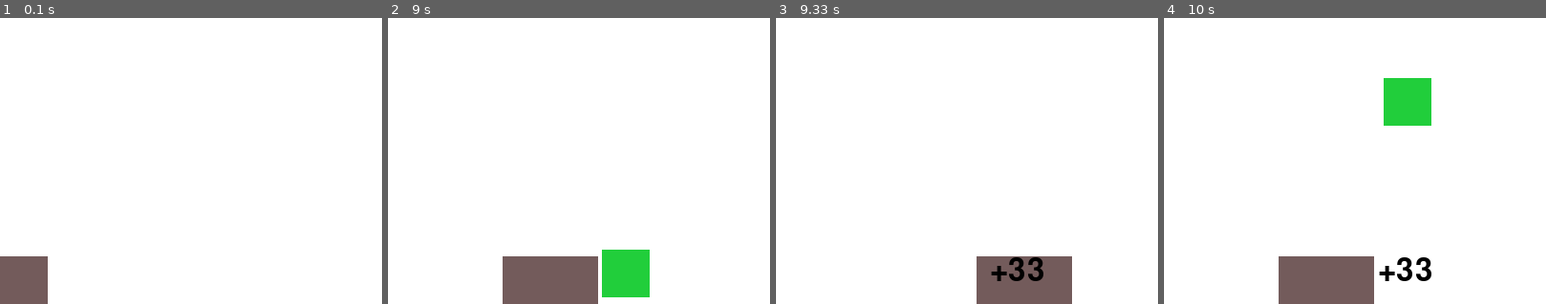
Above: before the commit, frames 1-4 (left to right).
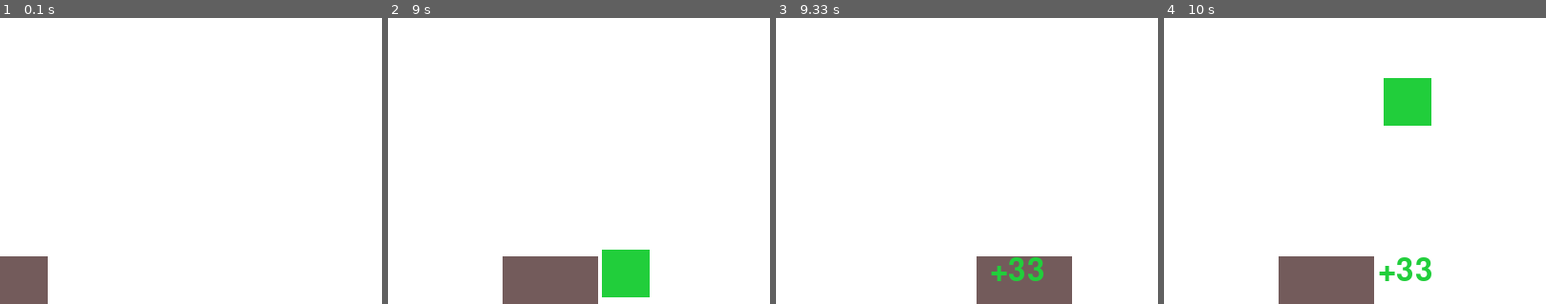
Above: after the commit, the same moments.

Repository: gnikkoch96/pygame-projects
Game: pygame game, started from test_game/main.py
The game is run twice, just before and just after one commit, with the same random seed, the same clock (stepped at 60 frames per second) and the same inputs.
Inputs:
- Up to frame 1 (0.1 s): no input
- Up to frame 2 (9 s): hold Right 0.33-0.8 s; hold Right 0.83-1.3 s; hold Left 1.33-1.87 s; hold Left 1.9-2.3 s; hold Right 2.33-2.97 s; hold Left 3-3.47 s; hold Right 3.5-3.97 s; hold Right 4-4.47 s; hold Left 4.5-5.03 s; hold Left 5.07-5.47 s; hold Right 5.5-6.13 s; hold Left 6.17-6.63 s; hold Right 6.67-7.13 s; hold Right 7.17-7.63 s; hold Left 7.67-8.2 s; hold Left 8.23-8.63 s; hold Right from 8.67 s (still down)
- Up to frame 3 (9.33 s): release Right at 9.3 s
- Up to frame 4 (10 s): hold Left 9.33-9.8 s; hold Right from 9.83 s (still down)
The pictures show only the part of the screen within x 50-100%, y 50-100%; the shares and areas given below are measured in that part.

Frames 1-2 are identical in both runs. In frame 3, 0.5% of the frame differs, in the area x 56-70%, y 83-92%; in frame 4, 0.5%.

Commit message:
style: update money earned color text to the same as the money

Diff:
--- a/test_game/main.py
+++ b/test_game/main.py
@@ -82,6 +82,7 @@
                 'x': money[0],
                 'y': money[1],
                 'alpha': 255,
+                'text_color': MONEY_COLOR,
                 'timer': 180 # 3 seconds at 60FPS
             })
 
@@ -137,7 +138,7 @@
 
     # render animations
     for anim in animations:
-        text_surf = font.render(anim['text'], True, pygame.Color("#000000"))
+        text_surf = font.render(anim['text'], True, pygame.Color(anim['text_color']))
         text_surf.set_alpha(anim['alpha'])
         screen.blit(text_surf, (anim['x'], anim['y']))
 
